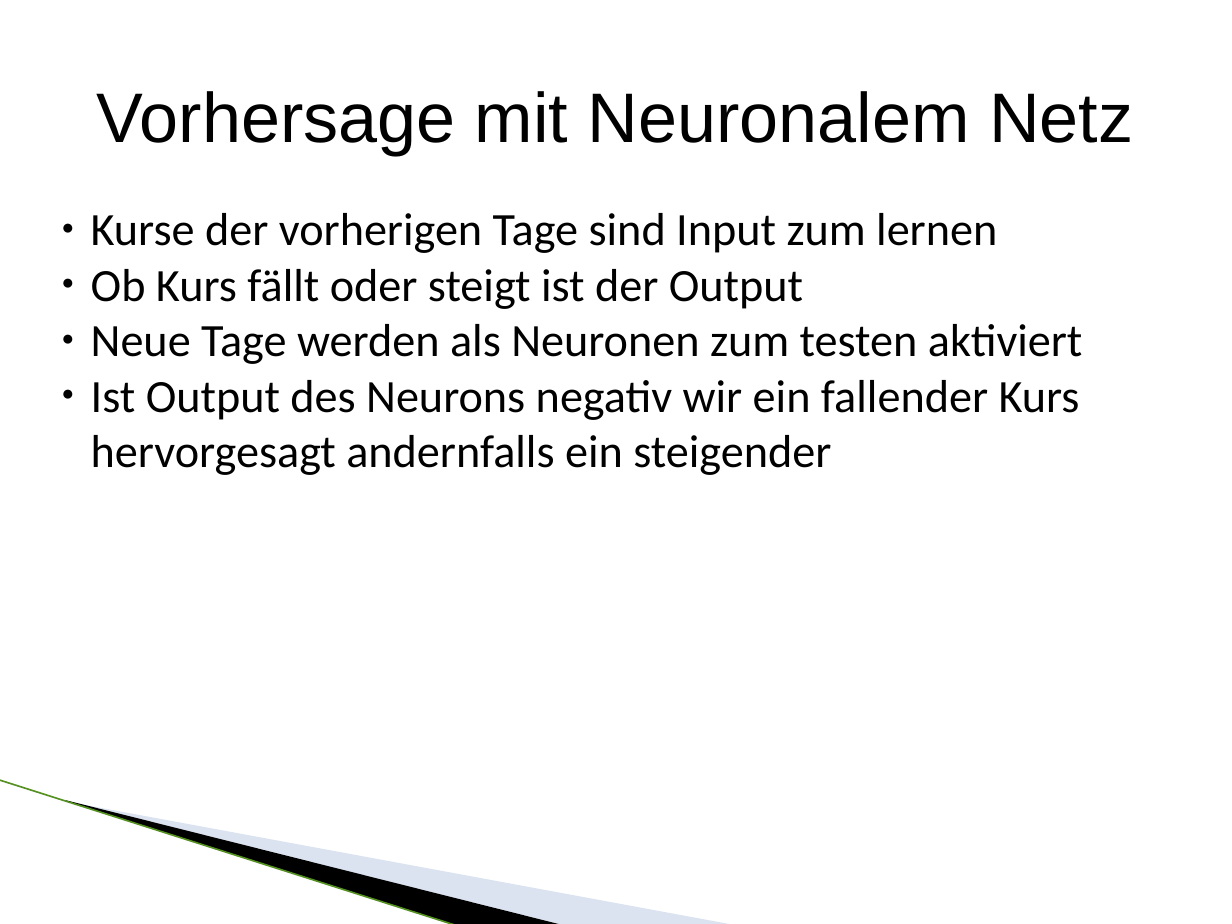
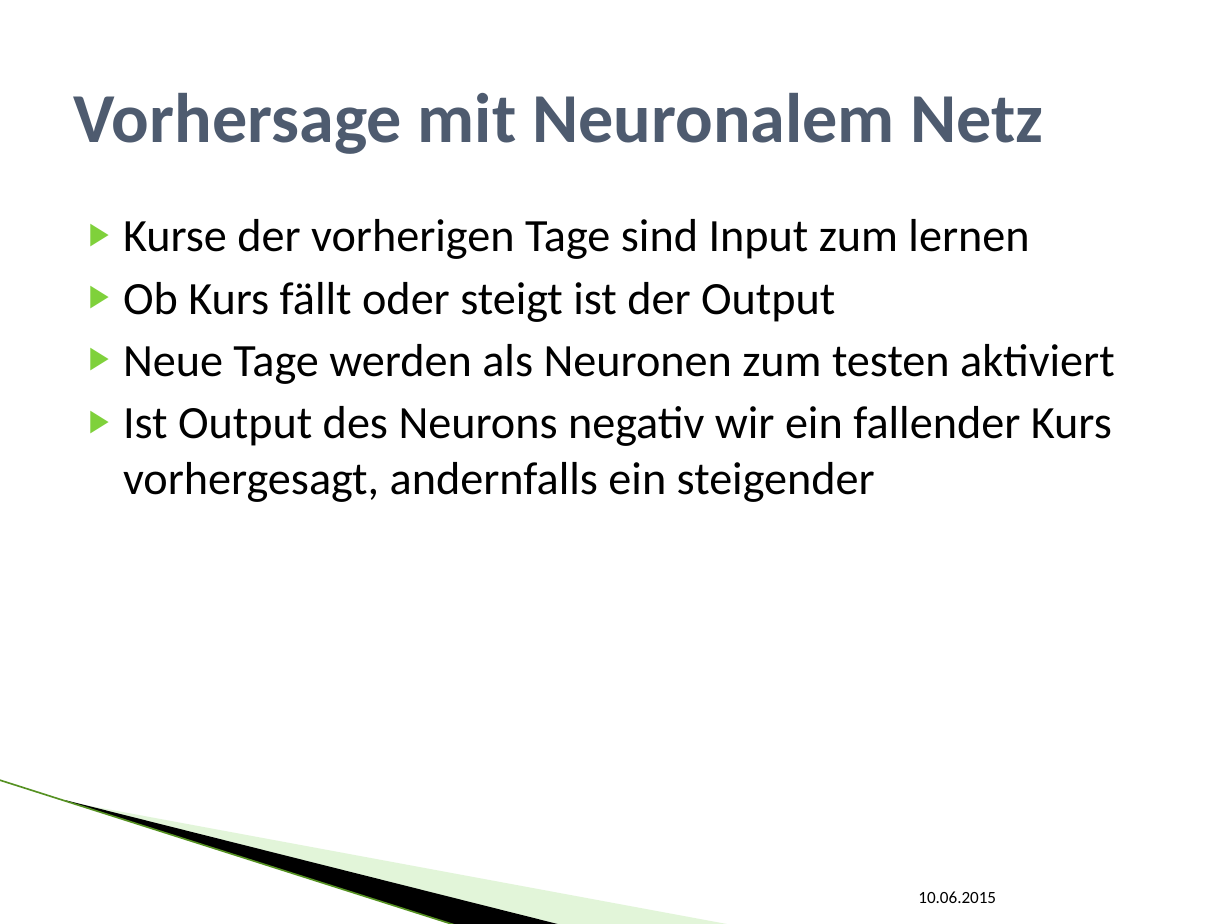
Before and after one commit to SEPSkyware6MM/StockForecast, a slide deck: slide 19 of ALR_Vortrag.pptx (slide 20 before the commit). Drawn at 1232x924 pixels with LibreOffice and Linux fonts; fonts in the diff are those of the drawing; background and template pictures are left out. Boxes give left, top, right and bottom in pixels: in the first picture for what was removed or moved away, otherwise in the second. Text is boxed around its words. In the diff, an @@ line names an element or a change of style, - is before the commit and + after.

```diff
--- a/ALR_Vortrag.pptx
+++ b/ALR_Vortrag.pptx
@@ title "Vorhersage mit Neuronalem Netz" at (x1=74, y1=93, x2=1044, y2=154): font Arial to Calibri, text colour #000000 to #4E5B6F, bold on; alignment centre to left @@
@@ text at (x1=123, y1=219, x2=1115, y2=384): bullet ● to ▶; more space between paragraphs @@
@@ text at (x1=123, y1=406, x2=1112, y2=502): text changed @@
-● Ist Output des Neurons negativ wir ein fallender Kurs hervorgesagt andernfalls ein steigender
+▶ Ist Output des Neurons negativ wir ein fallender Kurs vorhergesagt, andernfalls ein steigender
@@ line (0, 780) - (457, 924): stroke #559122 0.96 pt to #B1E399 0.95 pt @@
@@ freeform shape at (x1=65, y1=800, x2=563, y2=924): outline redrawn @@
@@ freeform shape at (x1=68, y1=801, x2=733, y2=924): fill #A7B9DB at 40% opacity to #B8E7A1 at 40% opacity @@
@@ text added at (x1=918, y1=891, x2=996, y2=903), 10 pt, text #000000 @@
+10.06.2015
```
Also in this commit, not shown: 18 other slides changed, 3 slides added, 2 slides removed.
